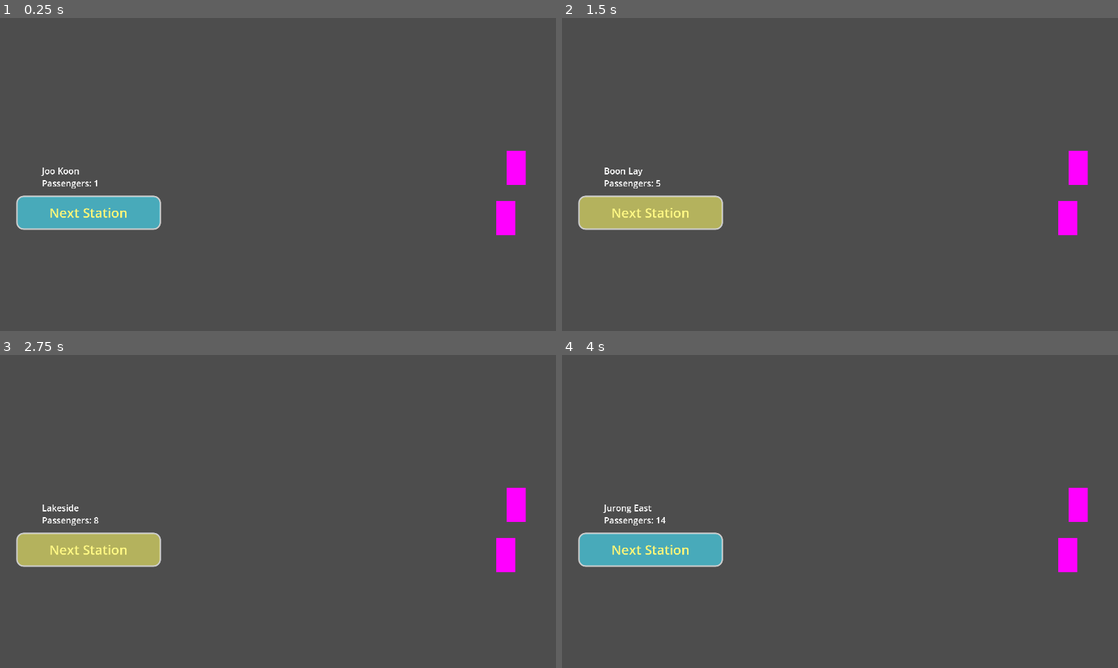
Above: before the commit, frames 1-4 (two rows, left to right).
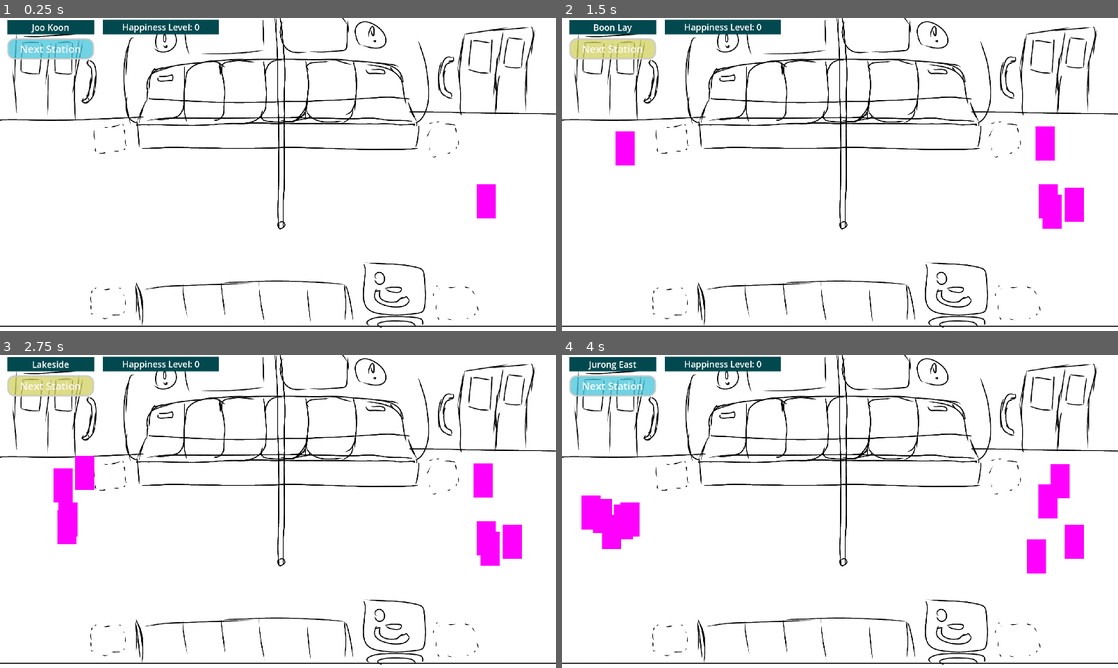
Above: after the commit, the same moments.

Repository: Jagureo/HeritageJam2025
Game: Godot game, scene res://Scenes/game.tscn
Same seed, same stepped clock (60 frames per second), same inputs: the game is played once before the commit and once after it.
Inputs (mouse positions are in pixels of both pictures, inside the frame that each line leads up to):
- Up to frame 1 (0.25 s): no input
- Up to frame 2 (1.5 s): click "Next Station" at 0.5 s; click "Next Station" at 1.25 s
- Up to frame 3 (2.75 s): click "Next Station" at 2 s
- Up to frame 4 (4 s): tap Enter at 2.75 s; move the mouse to (701, 436) at 2.77 s; click (701, 436) at 2.85 s; tap Space at 3.5 s; move the mouse to (745, 436) at 3.52 s; click (745, 436) at 3.6 s

The runs differ from the first frame. In frame 1, 99% of the frame differs, in the area x 0-100%, y 0-100%; in frame 2, 99%; in frame 3, 99%; in frame 4, 99%.

Commit message:
Added passenger spawning and kicking
There should not be an instance where there's more passengers than seats

Diff:
--- a/HGJ/Scenes/UI/game_ui.tscn
+++ b/HGJ/Scenes/UI/game_ui.tscn
@@ -6,7 +6,7 @@
 [sub_resource type="StyleBoxEmpty" id="StyleBoxEmpty_vo2tu"]
 
 [sub_resource type="StyleBoxFlat" id="StyleBoxFlat_5b8pf"]
-bg_color = Color(0.27451, 0.27451, 0.27451, 0.768627)
+bg_color = Color(0.27451, 0.27451, 0.27451, 0.784314)
 border_width_left = 5
 border_width_top = 5
 border_width_right = 5
@@ -68,41 +68,72 @@
 grow_vertical = 2
 mouse_filter = 2
 
-[node name="Station_Label" type="Label" parent="MainScreen"]
+[node name="Sign" type="ColorRect" parent="MainScreen"]
+layout_mode = 0
+offset_left = 25.0
+offset_top = 7.0
+offset_right = 325.0
+offset_bottom = 57.0
+color = Color(0.00784314, 0.286275, 0.309804, 1)
+
+[node name="Station_Label" type="Label" parent="MainScreen/Sign"]
 layout_mode = 1
-offset_left = 145.0
-offset_top = 506.0
-offset_right = 357.0
-offset_bottom = 548.0
+anchors_preset = 8
+anchor_left = 0.5
+anchor_top = 0.5
+anchor_right = 0.5
+anchor_bottom = 0.5
+offset_left = -106.0
+offset_top = -21.0
+offset_right = 106.0
+offset_bottom = 21.0
+grow_horizontal = 2
+grow_vertical = 2
 theme_override_font_sizes/font_size = 30
 text = "Station Name"
+horizontal_alignment = 1
 script = ExtResource("2_5b8pf")
 
-[node name="Passenger_Count_Label" type="Label" parent="MainScreen"]
+[node name="Sign2" type="ColorRect" parent="MainScreen"]
+offset_left = 355.0
+offset_top = 6.0
+offset_right = 755.0
+offset_bottom = 56.0
+color = Color(0.00784314, 0.286275, 0.309804, 1)
+
+[node name="Happniess_Level" type="Label" parent="MainScreen/Sign2"]
 layout_mode = 1
-offset_left = 145.0
-offset_top = 549.0
-offset_right = 357.0
-offset_bottom = 591.0
+anchors_preset = 8
+anchor_left = 0.5
+anchor_top = 0.5
+anchor_right = 0.5
+anchor_bottom = 0.5
+offset_left = -106.0
+offset_top = -21.0
+offset_right = 106.0
+offset_bottom = 21.0
+grow_horizontal = 2
+grow_vertical = 2
 theme_override_font_sizes/font_size = 30
-text = "Passenger Count"
+text = "Happiness Level"
+horizontal_alignment = 1
 script = ExtResource("2_5b8pf")
 
-[node name="PlayButton" type="Button" parent="MainScreen"]
+[node name="NextStationButton" type="Button" parent="MainScreen"]
 layout_mode = 1
 anchors_preset = 2
 anchor_top = 1.0
 anchor_bottom = 1.0
-offset_left = 56.0
-offset_top = -467.0
-offset_right = 556.0
-offset_bottom = -349.0
+offset_left = 25.0
+offset_top = -1010.0
+offset_right = 325.0
+offset_bottom = -937.0
 grow_vertical = 0
-theme_override_colors/font_hover_color = Color(1, 0.969971, 0.519531, 1)
-theme_override_colors/font_color = Color(1, 0.966553, 0.464844, 1)
-theme_override_colors/font_focus_color = Color(1, 0.964706, 0.466667, 1)
-theme_override_colors/font_pressed_color = Color(1, 0.964706, 0.466667, 1)
-theme_override_font_sizes/font_size = 45
+theme_override_colors/font_hover_color = Color(1, 0.968627, 1, 1)
+theme_override_colors/font_color = Color(1, 0.964706, 1, 1)
+theme_override_colors/font_focus_color = Color(1, 1, 0.972549, 1)
+theme_override_colors/font_pressed_color = Color(1, 0.964706, 1, 1)
+theme_override_font_sizes/font_size = 35
 theme_override_styles/focus = SubResource("StyleBoxEmpty_vo2tu")
 theme_override_styles/disabled = SubResource("StyleBoxFlat_5b8pf")
 theme_override_styles/hover = SubResource("StyleBoxFlat_6w80a")
@@ -110,4 +141,4 @@
 theme_override_styles/normal = SubResource("StyleBoxFlat_tig4k")
 text = "Next Station"
 
-[connection signal="pressed" from="MainScreen/PlayButton" to="." method="next_station"]
+[connection signal="pressed" from="MainScreen/NextStationButton" to="." method="next_station"]
--- a/HGJ/Scenes/game.tscn
+++ b/HGJ/Scenes/game.tscn
@@ -1,14 +1,18 @@
 [gd_scene load_steps=7 format=3 uid="uid://b1o618cdsf1is"]
 
 [ext_resource type="Script" uid="uid://7u8flb2r01xw" path="res://Scripts/Managers/GameManager.gd" id="1_ebmjs"]
+[ext_resource type="Texture2D" uid="uid://dexdjyy6clhwc" path="res://Sprites/scene_sketch.png" id="2_1l0tm"]
 [ext_resource type="PackedScene" uid="uid://5ln5jieeyw4b" path="res://Scenes/UI/game_ui.tscn" id="2_qxrlw"]
 [ext_resource type="PackedScene" uid="uid://cop3bpaxlj8uv" path="res://Scenes/Prefabs/SeatRow_Standard.tscn" id="3_wowpa"]
 [ext_resource type="PackedScene" uid="uid://dyyyip6wqfeht" path="res://Scenes/Prefabs/SeatRow_Wheelchair.tscn" id="4_i6g32"]
 [ext_resource type="PackedScene" uid="uid://befplng8mg7t2" path="res://Scenes/Prefabs/StandingArea.tscn" id="5_1l0tm"]
-[ext_resource type="PackedScene" uid="uid://cvuwrt4hor7ht" path="res://Scenes/Prefabs/Passenger.tscn" id="6_i6g32"]
 
 [node name="Game" type="Node2D"]
 script = ExtResource("1_ebmjs")
+
+[node name="Background" type="Sprite2D" parent="."]
+position = Vector2(960, 540)
+texture = ExtResource("2_1l0tm")
 
 [node name="SeatRow_Standard" parent="." instance=ExtResource("3_wowpa")]
 position = Vector2(960, 286)
@@ -20,13 +24,9 @@
 position = Vector2(962, 607)
 
 [node name="GameUi" parent="." instance=ExtResource("2_qxrlw")]
+unique_name_in_owner = true
 offset_right = 1920.0
 offset_bottom = 1080.0
 
 [node name="AllPassengers" type="Node2D" parent="."]
-
-[node name="Passenger" parent="AllPassengers" instance=ExtResource("6_i6g32")]
-position = Vector2(1747, 691)
-
-[node name="Passenger2" parent="AllPassengers" instance=ExtResource("6_i6g32")]
-position = Vector2(1782, 517)
+unique_name_in_owner = true
--- a/HGJ/Scripts/Gameplay/Station.gd
+++ b/HGJ/Scripts/Gameplay/Station.gd
@@ -5,14 +5,16 @@
 var name : String
 var min_passengers: int
 var max_passengers: int
+var passenger_count: int
 
 func _init(_name: String, _min_passengers: int, _max_passengers: int) -> void:
 	name = _name
 	min_passengers = _min_passengers
 	max_passengers = _max_passengers
+	passenger_count = randi_range(min_passengers, max_passengers)
 
 func get_passenger_count() -> int:
-	return randi_range(min_passengers, max_passengers)
+	return passenger_count
 
 # --- Predefined Station Instances ---
 # You can access these directly from other scripts, e.g. Station.EWStations
@@ -45,5 +47,5 @@
 	Station.new("Tanah Merah", 2, 5),
 	Station.new("Simei", 2, 4),
 	Station.new("Tampines", 3, 6),
-	Station.new("Pasir Ris", 3, 6)
+	Station.new("Pasir Ris", 0, 0)
 ]
--- a/HGJ/Scripts/Managers/GameManager.gd
+++ b/HGJ/Scripts/Managers/GameManager.gd
@@ -1,15 +1,19 @@
 extends Node
 
-@onready var game_ui = $GameUi
+@onready var game_ui : Control = %GameUi
+@onready var passenger_prefab = preload("res://Scenes/Prefabs/Passenger.tscn")
+@onready var passenger_container : Node2D = %AllPassengers
 
-var passengers_in_train : int = 0
+var passengers_in_train_max : int = 13
 var current_station_index : int = 0
 
 # Called when the node enters the scene tree for the first time.
 func _ready():
 	EventMgr.OnNextStationPressed.connect(next_station)
-	passengers_in_train = Station.EWStations[current_station_index].get_passenger_count()
 	_update_station_display()
+	update_happiness_level(0)
+	for i in range(Station.EWStations[current_station_index].get_passenger_count()):
+		_spawn_passenger()
 
 # Called every frame. 'delta' is the elapsed time since the previous frame.
 func _process(delta):
@@ -18,9 +22,31 @@
 func next_station() -> void:
 	if current_station_index < Station.EWStations.size() - 1:
 		current_station_index += 1
-		passengers_in_train += Station.EWStations[current_station_index].get_passenger_count()
+		var new_passengers = Station.EWStations[current_station_index].get_passenger_count()
+		var passengers_in_train = passenger_container.get_child_count() + new_passengers
+		var passengers_to_kick_min = (passengers_in_train - passengers_in_train_max) if passengers_in_train > passengers_in_train_max else 0
+		var passengers_to_kick_max = (passenger_container.get_child_count() - 1) if passenger_container.get_child_count() > 1 else 0
+		print("passengers-max is %d" % passengers_to_kick_max)
+		print("passengers-child count is %d" % passenger_container.get_child_count())
+		var passengers_to_kick = randi_range(passengers_to_kick_min, passengers_to_kick_max)
+		print("passengers-to-kick is %d" % passengers_to_kick)
+		for i in range(passengers_to_kick):
+			print("loop")
+			var random_passenger = passenger_container.get_child(randi() % passenger_container.get_child_count())
+			StandingArea.sStandingArea.AddPassenger(random_passenger)
+			random_passenger.queue_free()
+		for i in range(new_passengers):
+			_spawn_passenger()
 		_update_station_display()
 
 func _update_station_display() -> void:
 	game_ui.set_station(Station.EWStations[current_station_index].name)
-	game_ui.set_passenger_count(passengers_in_train)
+
+func _spawn_passenger() -> void:
+	var passenger = passenger_prefab.instantiate()
+	passenger_container.add_child(passenger)
+	passenger.position = Vector2(randf() * 200 + (100 if randi() % 2 == 0 else 1600), randf() * 300 + 400)
+	StandingArea.sStandingArea.AddPassenger(passenger)
+
+func update_happiness_level(value: int) -> void:
+	game_ui.set_happiness_level(value)
--- a/HGJ/Scripts/UI/gameUI.gd
+++ b/HGJ/Scripts/UI/gameUI.gd
@@ -1,13 +1,14 @@
 extends Control
 
-@onready var station_label = $MainScreen/Station_Label
-@onready var passenger_count_label = $MainScreen/Passenger_Count_Label
+@onready var station_label = $MainScreen/Sign/Station_Label
+@onready var happiness_label = $MainScreen/Sign2/Happniess_Level
 
 func set_station(msg: String) -> void:
 	station_label.text = msg
 
 func next_station() -> void:
 	EventMgr.OnNextStationPressed.emit()
+	AudioManager.sInstance.mClickSound.play()
 
-func set_passenger_count(value: int) -> void:
-	passenger_count_label.text = "Passengers: %d" % value
+func set_happiness_level(value: int) -> void:
+	happiness_label.text = "Happiness Level: %d" % value
Binary file added: HGJ/Sprites/scene_sketch.png
Not shown, added: HGJ/Sprites/scene_sketch.png.import
